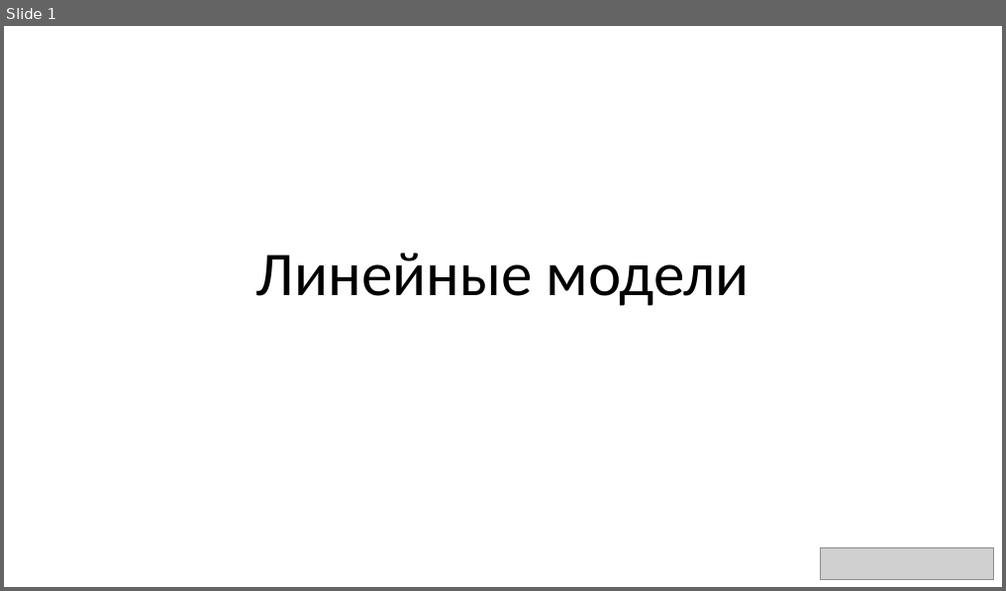
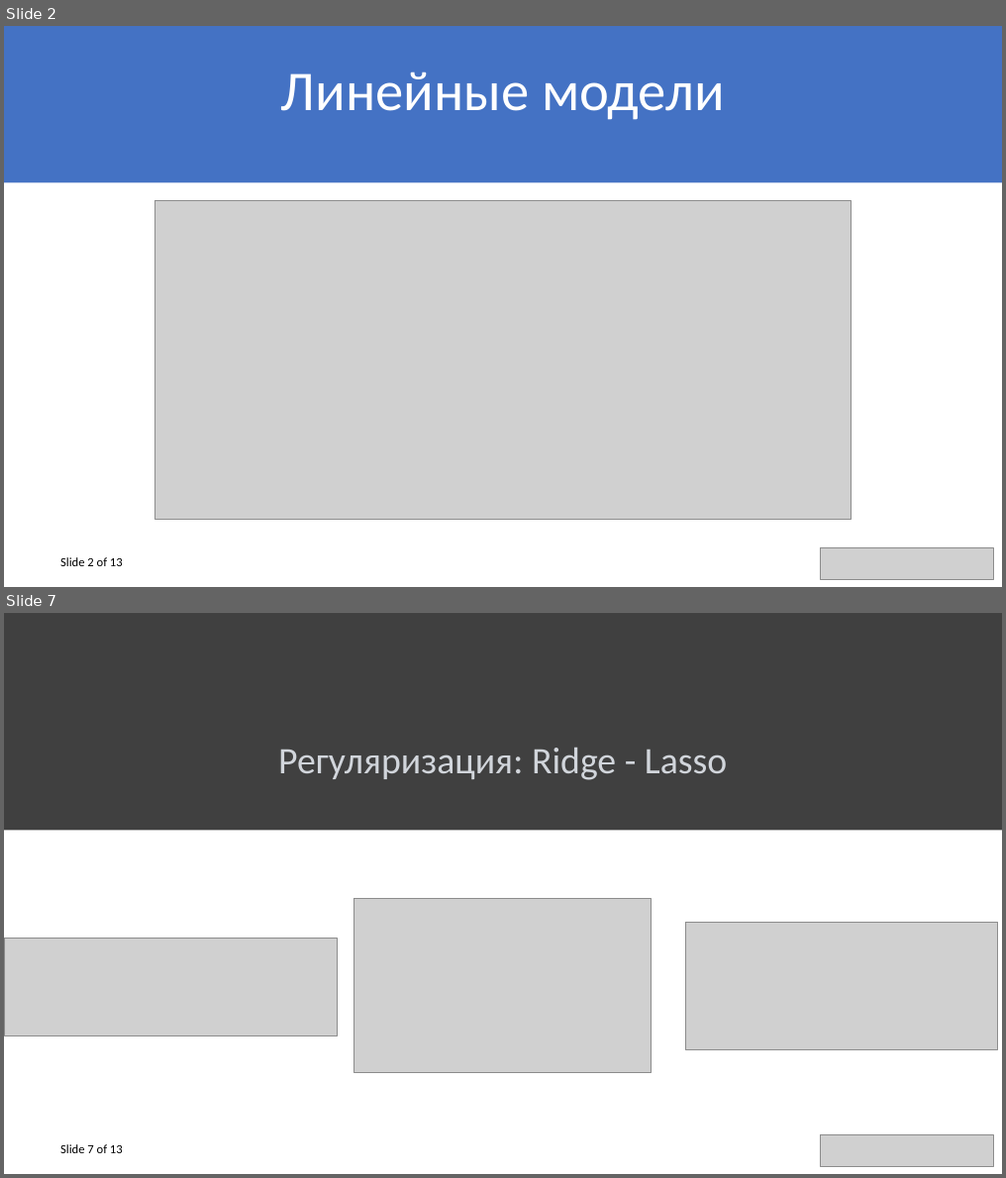
Before and after one commit to Strikoder/Mathmode_UNI_, a slide deck: presentation/Linear models.pptx. Shown one above the other, each under a label of ours: slide 1 before the commit, slides 2 and 7 after it; the slides between them are not shown. The pictures are 1006x591 and 1006x1178 pixels, drawn with LibreOffice and Linux fonts; fonts in the diff are those of the drawing; grey boxes stand for pictures. Boxes give left, top, right and bottom in pixels: in the first picture for what was removed or moved away, otherwise in the second. Text is boxed around its words. In the diff, an @@ line names an element or a change of style, - is before the commit and + after.

```diff
--- a/presentation/Linear models.pptx
+++ b/presentation/Linear models.pptx
@@ slide 7 added at [4, 613, 1002, 1174], background #FFFFFF @@
@@ rectangle added at [4, 613, 1002, 830], fill #404040 @@
@@ subtitle added at [278, 748, 727, 780], 36 pt, text #D1D5DB @@
+Регуляризация: Ridge - Lasso
@@ picture added at [354, 899, 651, 1073] @@
@@ picture added at [4, 939, 338, 1036] @@
@@ picture added at [686, 922, 997, 1050] @@
@@ text added at [60, 1145, 123, 1154], 12 pt, text #000000 @@
+Slide 7 of 13
@@ picture added at [820, 1135, 994, 1166] @@
@@ what was slide 1 is now slide 2 @@
@@ slide 2 changed as well @@
@@ rectangle added at [4, 26, 1002, 182], fill #4472C4 @@
@@ title "Линейные модели": place and size @@
-title "Линейные модели" at [256, 253, 749, 306]
+title "Линейные модели" at [281, 72, 725, 120]
@@ title "Линейные модели" at [281, 72, 725, 120]: size 60 to 54 pt, text colour #000000 to #FFFFFF @@
@@ picture added at [155, 201, 851, 520] @@
@@ text added at [60, 558, 123, 567], 12 pt, text #000000 @@
+Slide 2 of 13
```
Also in this commit, not shown: 11 other slides added, 19 slides removed, 4 other files.
